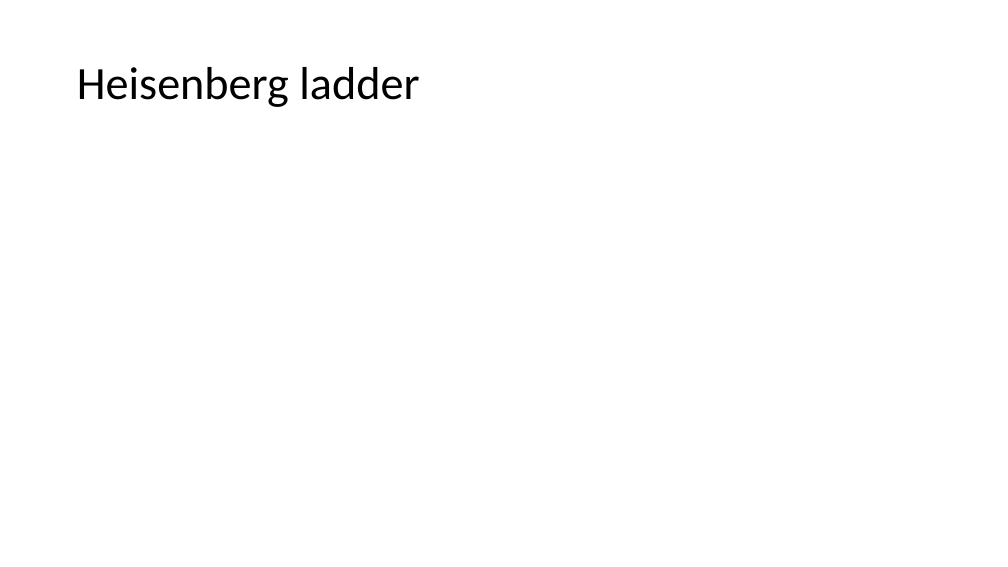
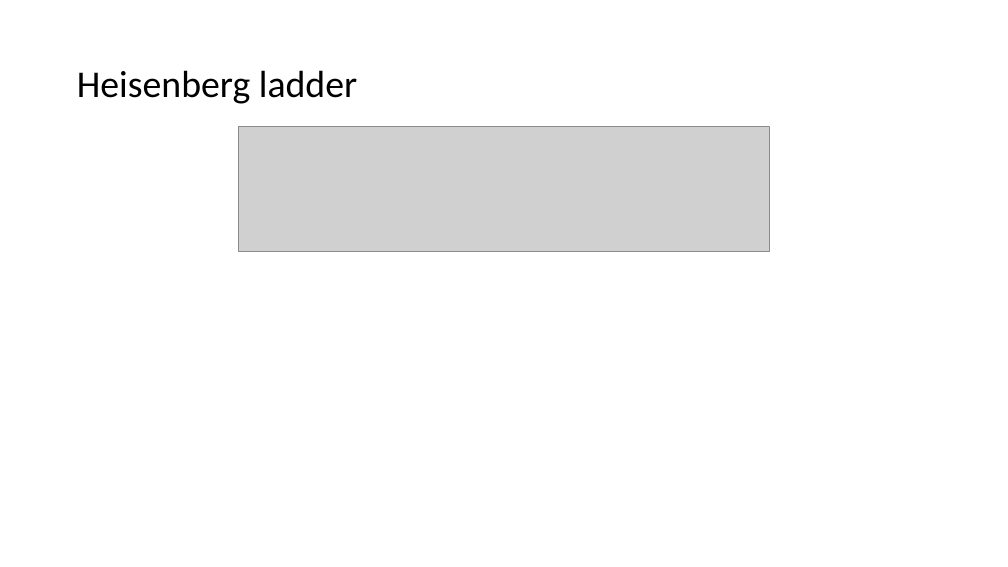
Before and after one commit to kwang0/KPZ-Project, a slide deck: slide 11 of EPiQS Presentation.pptx (slide 10 before the commit). Drawn at 1008x567 pixels with LibreOffice and Linux fonts; fonts in the diff are those of the drawing; grey boxes stand for pictures. Boxes give left, top, right and bottom in pixels: in the first picture for what was removed or moved away, otherwise in the second. Text is boxed around its words. In the diff, an @@ line names an element or a change of style, - is before the commit and + after.

```diff
--- a/EPiQS Presentation.pptx
+++ b/EPiQS Presentation.pptx
@@ title "Heisenberg ladder" at [77,70,357,104]: size 44 to 36 pt @@
@@ picture added at [239,126,770,252] @@
```
Also in this commit, not shown: 8 other slides changed, 1 slide added.
